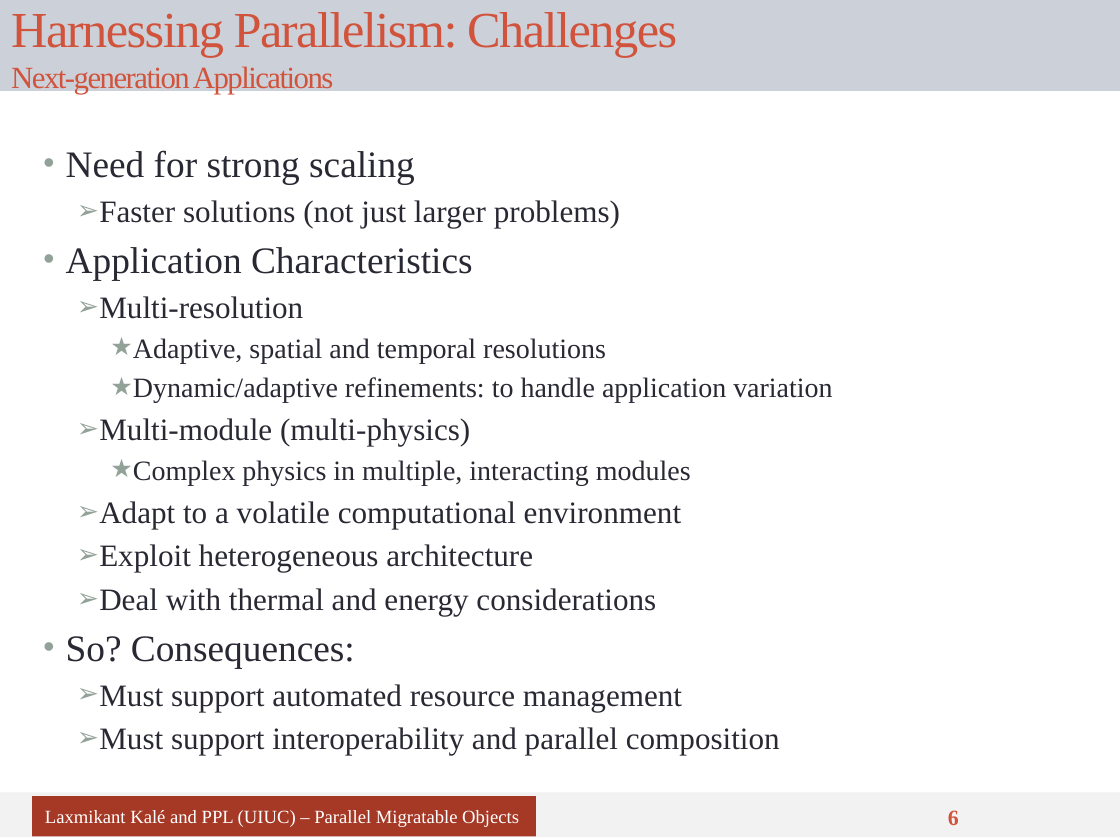
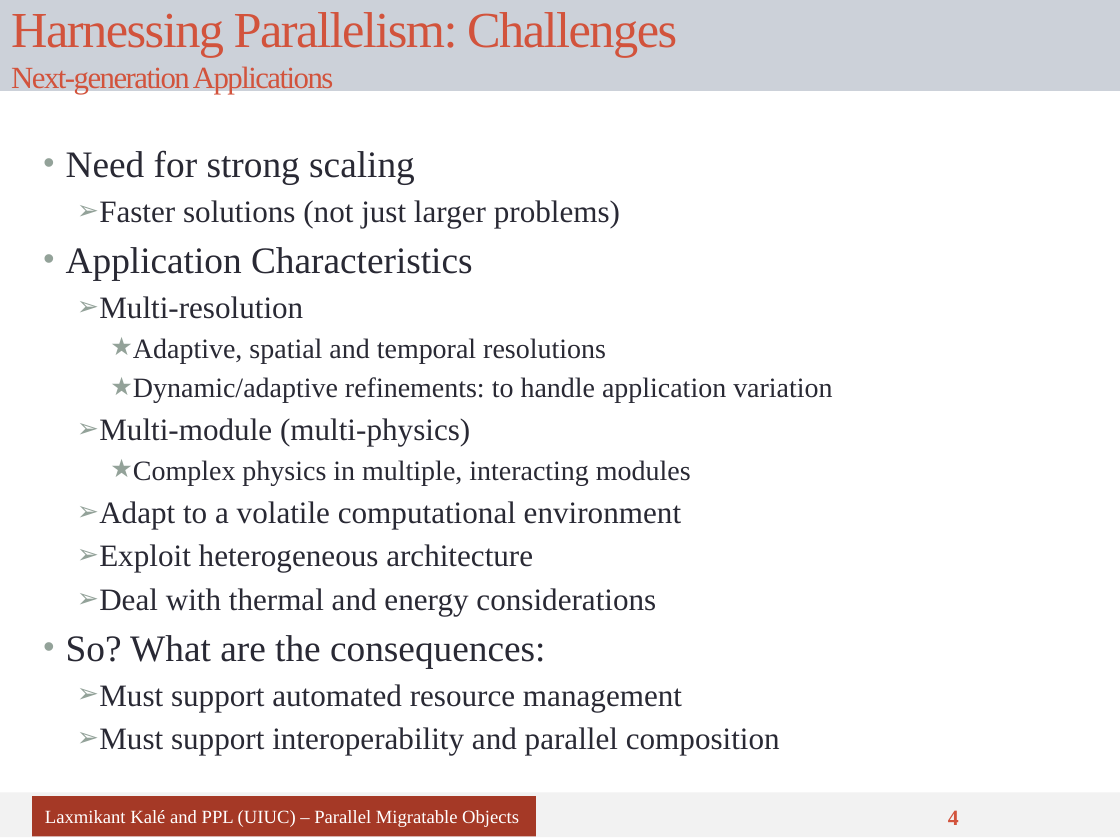
Before and after one commit to UIUC-PPL/charm_tutorial, a slide deck: slide 4 of tutorial-01-intro.pptx (slide 6 before the commit). Drawn at 1120x840 pixels with LibreOffice and Linux fonts; fonts in the diff are those of the drawing. Boxes give left, top, right and bottom in pixels: in the first picture for what was removed or moved away, otherwise in the second. Text is boxed around its words. In the diff, an @@ line names an element or a change of style, - is before the commit and + after.

```diff
--- a/tutorial-01-intro.pptx
+++ b/tutorial-01-intro.pptx
@@ text at box(66, 635, 545, 668): text changed @@
-• So? Consequences:
+• So? What are the consequences:
@@ page number at box(948, 810, 959, 825): text changed @@
-6
+4
```
Also in this commit, not shown: 3 other slides changed, 2 slides removed.
